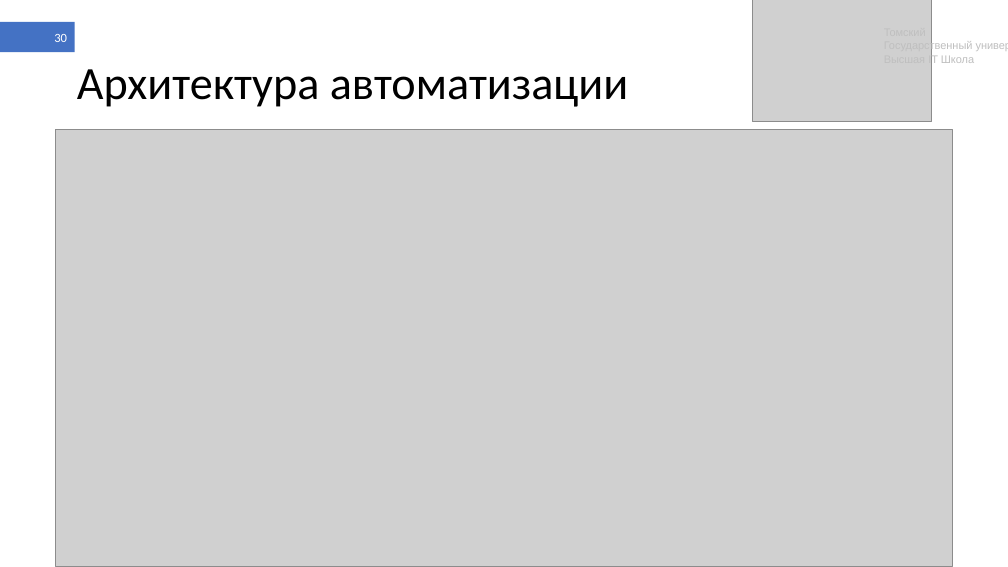
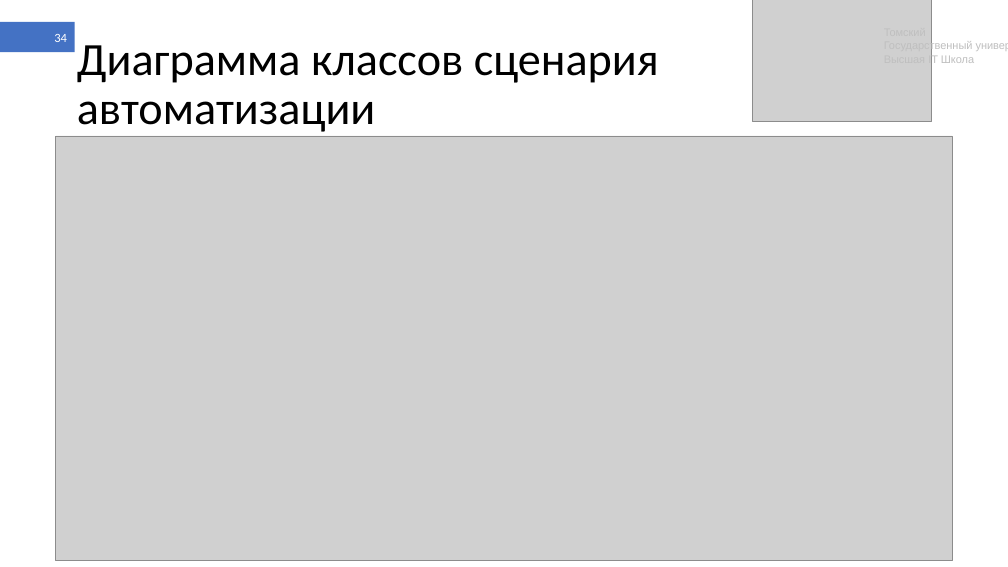
Before and after one commit to shameoff/GraduateWork, a slide deck: slide 34 of Презентация ВКР (в шаблоне).pptx (slide 30 before the commit). Drawn at 1008x567 pixels with LibreOffice and Linux fonts; fonts in the diff are those of the drawing; grey boxes stand for pictures. Boxes give left, top, right and bottom in pixels: in the first picture for what was removed or moved away, otherwise in the second. Text is boxed around its words. In the diff, an @@ line names an element or a change of style, - is before the commit and + after.

```diff
--- a/Презентация ВКР (в шаблоне).pptx
+++ b/Презентация ВКР (в шаблоне).pptx
@@ page number at [54,34,67,42]: text changed @@
-30
+34
@@ title at [77,45,659,132]: text changed @@
-Архитектура автоматизации
+Диаграмма классов сценария автоматизации
@@ picture: place and size @@
-picture at [56,129,952,566]
+picture at [56,136,952,560]
```
Also in this commit, not shown: 27 other slides changed, 6 slides added, 2 slides removed, 8 other files.
